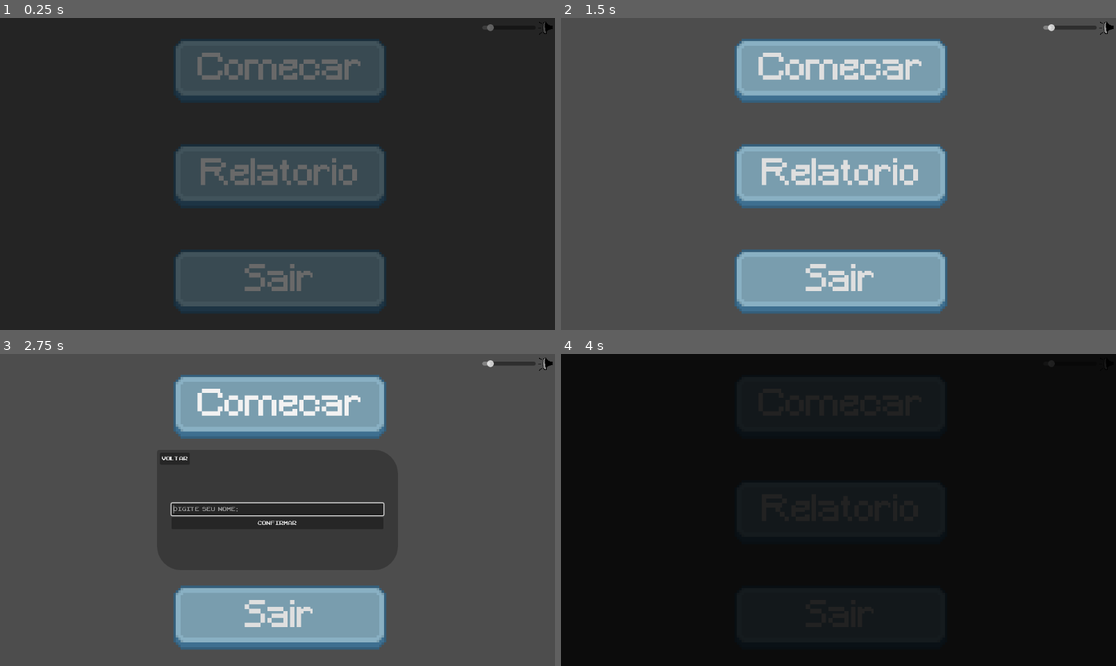
Above: before the commit, frames 1-4 (two rows, left to right).
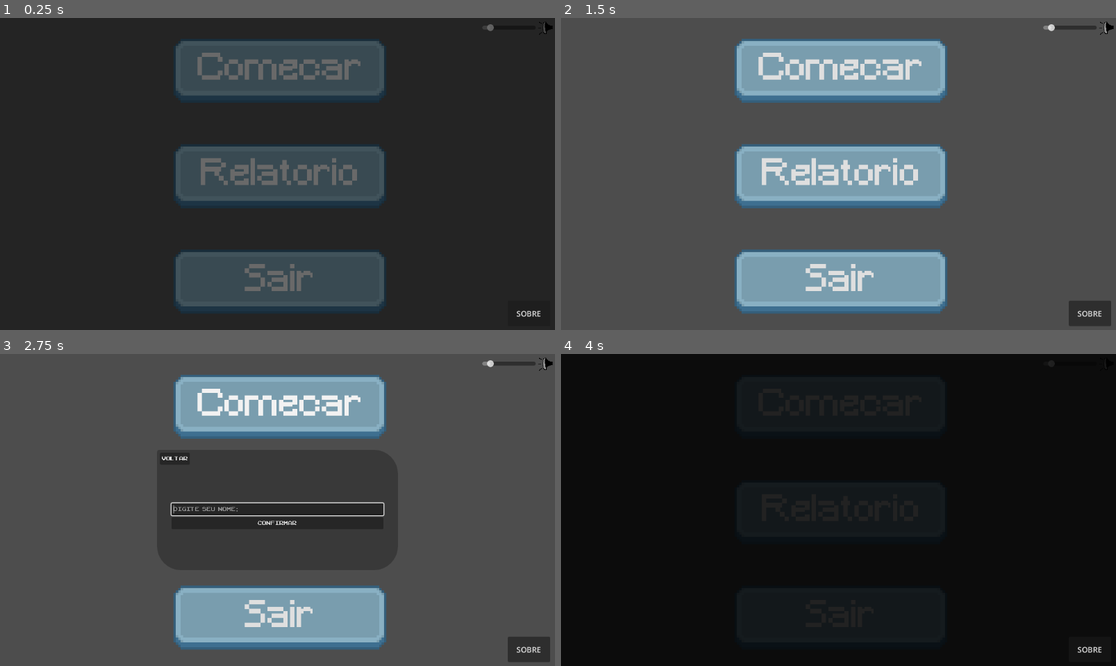
Above: after the commit, the same moments.

Repository: Estefano-Alfredo/Jogo-ASSARTE
Game: Godot game, scene res://Nos de Menu/menu.tscn
Two runs of this game, one before a commit and one after it. Both use one fixed random seed, a clock stepped at 60 frames per second and the inputs below.
Inputs (mouse positions are in pixels of both pictures, inside the frame that each line leads up to):
- Up to frame 1 (0.25 s): no input
- Up to frame 2 (1.5 s): click (1088, 314) at 0.5 s, where only the run after the commit has a clickable "SOBRE"; click (655, 61) at 1.25 s, where only the run after the commit has a clickable "X"
- Up to frame 3 (2.75 s): click "Comecar" at 2 s
- Up to frame 4 (4 s): click (838, 510) at 2.77 s; type "Alex" at 2.85 s; click "Confirmar" at 3.5 s

The runs differ from the first frame. In frame 1, less than 0.1% of the frame differs, in the area x 93-98%, y 93-96%; in frame 2, 0.6%, in the area x 91-100%, y 90-99%; in frame 3, 0.6%; in frame 4, less than 0.1%.

Commit message:
commit sobre

Diff:
--- a/bio-geometria/bio-geometria/Nos de Menu/configuracao.tscn
+++ /dev/null
@@ -1,9 +0,0 @@
-[gd_scene format=3 uid="uid://nps33dg0qwl3"]
-
-[node name="Configuracao" type="Control"]
-layout_mode = 3
-anchors_preset = 15
-anchor_right = 1.0
-anchor_bottom = 1.0
-grow_horizontal = 2
-grow_vertical = 2
--- a/bio-geometria/bio-geometria/Nos de Menu/menu.gd
+++ b/bio-geometria/bio-geometria/Nos de Menu/menu.gd
@@ -1,6 +1,8 @@
 extends Control
 
 const POPUP_NOME_SCENE = preload("res://Nos de Menu/popup_nome.tscn")
+const POPUP_SOBRE_SCENE = preload("res://Nos de Menu/popup_sobre.tscn")
+
 @onready var audio_player: AudioStreamPlayer = $AudioStreamPlayer
 
 func _on_button_pressed() -> void:
@@ -34,3 +36,9 @@
 	anim.play("fade_in")
 	await anim.animation_finished
 	get_tree().change_scene_to_file("res://Nos de Nivel/Nivel 1/level_1.tscn")
+
+func _on_sobre_pressed() -> void:
+	audio_player.play()
+	var popup_sobre = POPUP_SOBRE_SCENE.instantiate()
+	add_child(popup_sobre)
+	popup_sobre.set_anchors_and_offsets_preset(Control.PRESET_FULL_RECT)
--- a/bio-geometria/bio-geometria/Nos de Menu/menu.tscn
+++ b/bio-geometria/bio-geometria/Nos de Menu/menu.tscn
@@ -117,6 +117,22 @@
 [node name="Transicao" parent="." instance=ExtResource("6_162ll")]
 layout_mode = 1
 
+[node name="sobre" type="Button" parent="."]
+layout_mode = 1
+anchors_preset = 3
+anchor_left = 1.0
+anchor_top = 1.0
+anchor_right = 1.0
+anchor_bottom = 1.0
+offset_left = -98.0
+offset_top = -61.0
+offset_right = -10.0
+offset_bottom = -8.0
+grow_horizontal = 0
+grow_vertical = 0
+text = "SOBRE"
+
 [connection signal="pressed" from="MarginContainer/VBoxMenu/Start" to="." method="_on_start_pressed"]
 [connection signal="pressed" from="MarginContainer/VBoxMenu/Relatorio" to="." method="_on_relatorio_pressed"]
 [connection signal="pressed" from="MarginContainer/VBoxMenu/Sair" to="." method="_on_button_pressed"]
+[connection signal="pressed" from="sobre" to="." method="_on_sobre_pressed"]
--- /dev/null
+++ b/bio-geometria/bio-geometria/Nos de Menu/popup_sobre.gd
@@ -0,0 +1,18 @@
+
+extends Control
+
+@onready var panel_fundo: Panel = $Panel
+
+
+const POPUP_WIDTH = 800
+const POPUP_HEIGHT = 500
+
+func _ready():
+	set_anchors_and_offsets_preset(Control.PRESET_FULL_RECT)
+	var viewport_size = get_viewport_rect().size
+	panel_fundo.size = Vector2(POPUP_WIDTH, POPUP_HEIGHT)
+	panel_fundo.position = (viewport_size / 2) - (panel_fundo.size / 2)
+	$Panel/MarginContainer.set_anchors_and_offsets_preset(Control.PRESET_FULL_RECT)
+
+func _on_fechar_pressed() -> void:
+	queue_free()
--- /dev/null
+++ b/bio-geometria/bio-geometria/Nos de Menu/popup_sobre.tscn
@@ -0,0 +1,60 @@
+[gd_scene load_steps=3 format=3 uid="uid://defh2j2xhav2u"]
+
+[ext_resource type="Script" uid="uid://dmeo4etpkrymv" path="res://Nos de Menu/popup_sobre.gd" id="1_vebf8"]
+[ext_resource type="FontFile" uid="uid://cumtjsj4a0asq" path="res://Assets/Fontes/Minecraft.ttf" id="2_ejhm5"]
+
+[node name="popup_sobre" type="Control"]
+layout_mode = 3
+anchors_preset = 15
+anchor_right = 1.0
+anchor_bottom = 1.0
+grow_horizontal = 2
+grow_vertical = 2
+script = ExtResource("1_vebf8")
+
+[node name="Panel" type="Panel" parent="."]
+layout_mode = 0
+offset_right = 40.0
+offset_bottom = 40.0
+
+[node name="MarginContainer" type="MarginContainer" parent="Panel"]
+layout_mode = 0
+offset_right = 40.0
+offset_bottom = 40.0
+
+[node name="VBoxContainer" type="VBoxContainer" parent="Panel/MarginContainer"]
+layout_mode = 2
+
+[node name="RichTextLabel" type="RichTextLabel" parent="Panel/MarginContainer/VBoxContainer"]
+clip_contents = false
+layout_mode = 2
+theme_override_colors/default_color = Color(1, 1, 1, 1)
+theme_override_fonts/normal_font = ExtResource("2_ejhm5")
+bbcode_enabled = true
+text = "[center][font_size=60][b]BIO-GEOMETRIA[/b][/font_size][/center]
+
+[center][font_size=40]Um Projeto ASSARTE[/font_size][/center]
+
+[center]-----[/center]
+
+[font_size=30][b]TEMA CENTRAL: [/b] Perda da Biodiversidade[/font_size]
+
+[font_size=30][b]CONTEÚDO: [/b] Conceitos de Geometria (Composição de Formas, Rotação e Espelhamento)[/font_size]
+
+[center]-----[/center]
+
+[font_size=25][b]DESENVOLVIMENTO (Dev Team): [/b]
+Gabriel, João P., Samuel, Kassio, Enzo Pimentel, Estéfano.[/font_size]"
+fit_content = true
+scroll_following = true
+scroll_following_visible_characters = true
+
+[node name="FECHAR" type="Button" parent="Panel"]
+layout_mode = 1
+offset_right = 40.0
+offset_bottom = 31.0
+theme_override_colors/font_color = Color(0.9452513, 0, 0.44399074, 1)
+theme_override_fonts/font = ExtResource("2_ejhm5")
+text = "X"
+
+[connection signal="pressed" from="Panel/FECHAR" to="." method="_on_fechar_pressed"]
Not shown, added: bio-geometria/bio-geometria/Nos de Menu/popup_sobre.gd.uid
